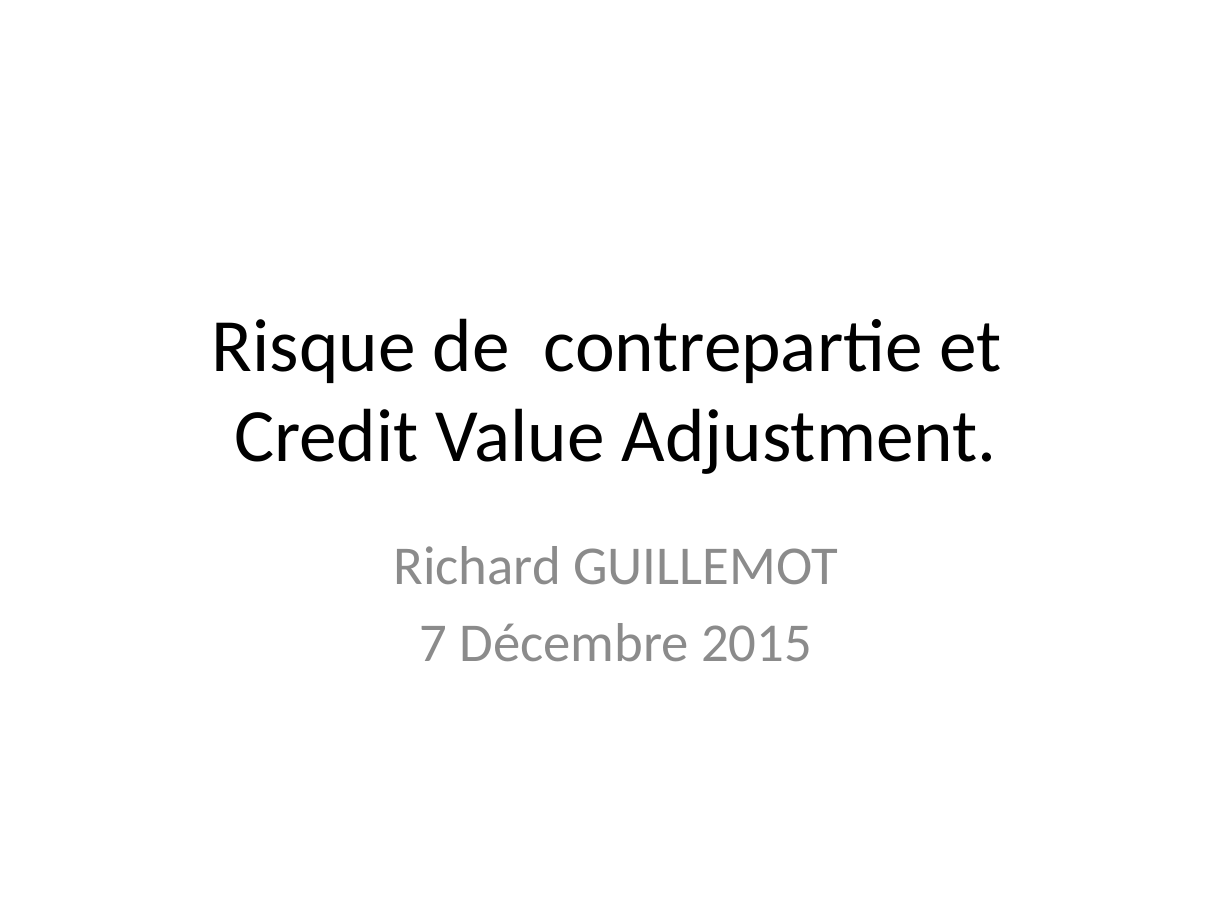
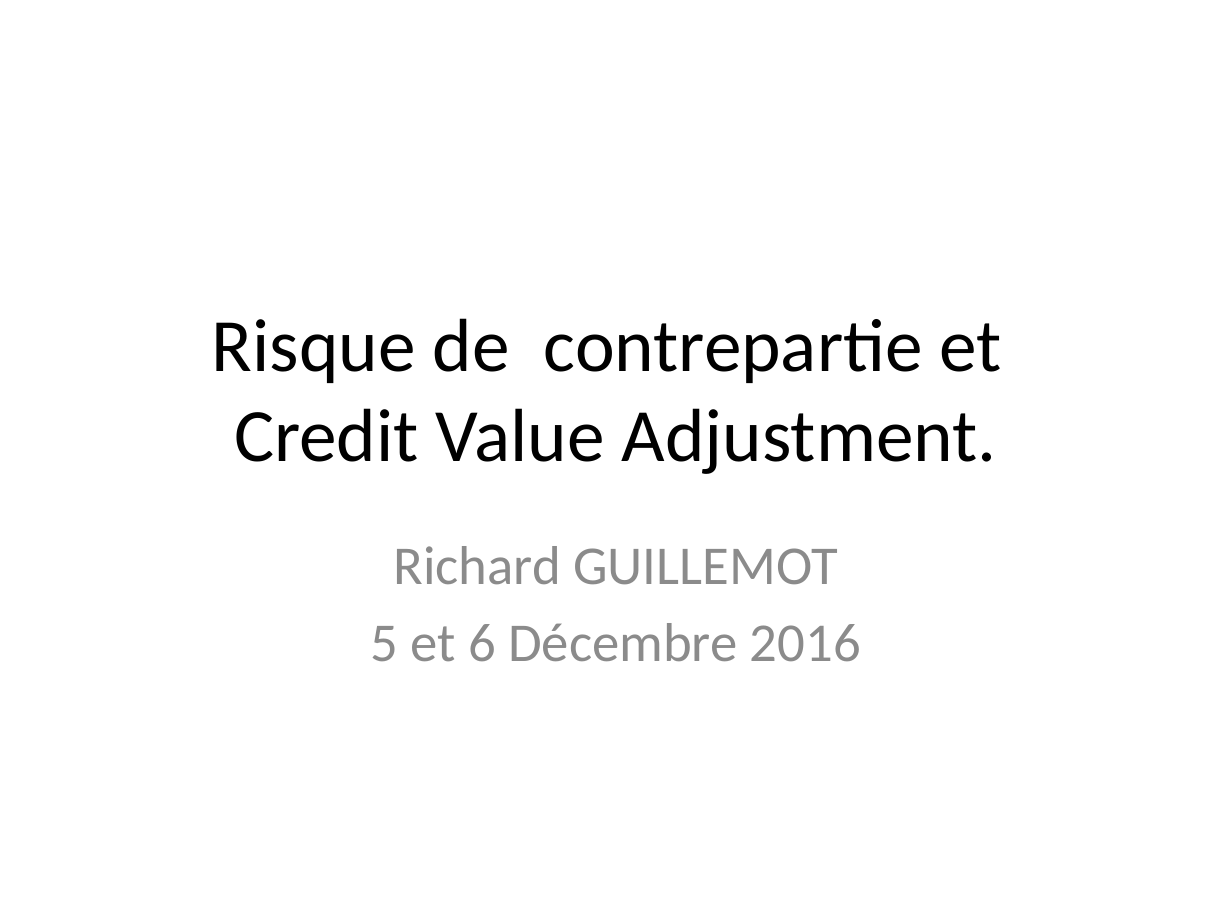
Before and after one commit to rguillemot/Formation_Finance, a slide deck: slide 1 of CVA/CVA.pptx. Drawn at 1232x924 pixels with LibreOffice and Linux fonts; fonts in the diff are those of the drawing. Boxes give left, top, right and bottom in pixels: in the first picture for what was removed or moved away, otherwise in the second. Text is boxed around its words. In the diff, an @@ line names an element or a change of style, - is before the commit and + after.

```diff
--- a/CVA/CVA.pptx
+++ b/CVA/CVA.pptx
@@ subtitle at (370,623,861,662): text changed @@
-7 Décembre 2015
+5 et 6 Décembre 2016
```
Also in this commit, not shown: 4 other slides changed, 5 slides added, 1 slide removed.
